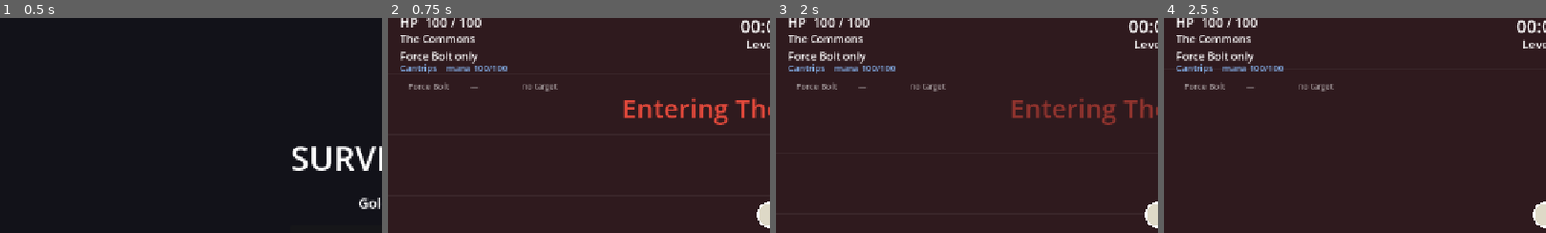
Above: before the commit, frames 1-4 (left to right).
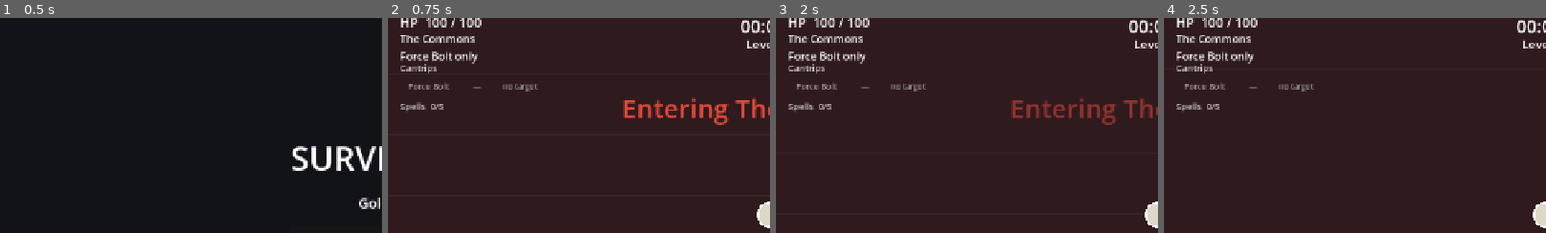
Above: after the commit, the same moments.

Repository: veighnsche/survivors-prototype
Game: Godot game, scene res://main_menu.tscn
The game is run twice, just before and just after one commit, with the same random seed, the same clock (stepped at 60 frames per second) and the same inputs.
Inputs:
- Up to frame 1 (0.5 s): no input
- Up to frame 2 (0.75 s): click "Start Run" at 0.5 s
- Up to frame 3 (2 s): tap Enter at 1.25 s; hold W from 1.28 s (still down); tap 1 at 1.35 s
- Up to frame 4 (2.5 s): keep holding W; tap 2 at 2.1 s
The pictures show only the part of the screen within x 0-50%, y 4-54%; the shares and areas given below are measured in that part.

Frame 1 is identical in both runs. In frame 2, 0.9% of the frame differs, in the area x 3-45%, y 21-44%; in frame 3, 0.9%; in frame 4, 0.9%.

Commit message:
Remove mana; fix AoE-always bias; color-coded cards; spell list
- Mana removed (it degraded the loop into cast/starve/filler alternation).
  A cantrip's cost is its COOLDOWN, and the selector now normalizes scores by
  cd^0.7 - value per commitment. Leech Bolt cd 0.7 -> 0.9 as its price.
- Overkill capping: each enemy's contribution to a score is capped at its
  remaining HP, so nuking near-dead swarms no longer inflates AoE scores.
  Together these kill the "AoE always preferred" bias (verified: singles now
  go to cheap bolts; bursts wait for real crowds).
- Cards are color-coded by family and tagged by kind: [Spell] (skill unlock),
  [Boost] (family deepener), [Vital] (body) - family color on the card text.
- HUD spell list: "Spells n/5" under the cantrip table showing every committed
  skill in its family color.

Co-Authored-By: Claude Opus 4.8 <noreply@anthropic.com>

Diff:
--- a/scripts/attack_panel.gd
+++ b/scripts/attack_panel.gd
@@ -1,10 +1,10 @@
 class_name AttackPanel
 extends Control
-## Live view of the smart basic-attack selector: every attack the caster can
-## pick from, its current utility score, cooldown state, home-turf lean, and
-## which one was just PICKED. Left side of the screen.
+## Live view of the cantrip selector (every option, its score, what got PICKED
+## and why) plus the list of spells the player has committed to. Left HUD.
 
 var player
+var game
 
 
 func _ready() -> void:
@@ -19,51 +19,47 @@
 func _draw() -> void:
 	if player == null or not is_instance_valid(player):
 		return
-	var report: Array = player.brain_report
-	if report.is_empty():
-		return
 	var x := 20.0
 	var y := 120.0
 	var font := ThemeDB.fallback_font
 
-	draw_string(font, Vector2(x, y), "Cantrips    mana %d/%d" % [int(player.mana), int(Config.MANA_MAX)], HORIZONTAL_ALIGNMENT_LEFT, -1, 15, Color(0.55, 0.75, 1.0, 0.9))
+	var report: Array = player.brain_report
+	draw_string(font, Vector2(x, y), "Cantrips", HORIZONTAL_ALIGNMENT_LEFT, -1, 15, Color(1, 1, 1, 0.75))
 	y += 8.0
-
 	for entry in report:
 		y += 22.0
 		var picked: bool = entry.picked
 		var col := Color(1, 1, 1, 0.55)
 		if picked:
 			col = Color(0.5, 1.0, 0.6, 1.0)
-		elif entry.cd > 0.0 or entry.get("low_mana", false):
+		elif entry.cd > 0.0:
 			col = Color(1, 1, 1, 0.32)
-		# marker
 		if picked:
 			draw_string(font, Vector2(x, y), ">", HORIZONTAL_ALIGNMENT_LEFT, -1, 14, col)
-		# name
 		draw_string(font, Vector2(x + 14, y), str(entry.name), HORIZONTAL_ALIGNMENT_LEFT, -1, 14, col)
-		# score (the number that decided it)
 		var score_txt := "—"
 		if not entry.no_target:
 			score_txt = "%.1f" % float(entry.score)
-		draw_string(font, Vector2(x + 118, y), score_txt, HORIZONTAL_ALIGNMENT_LEFT, -1, 14, col)
-		# mana cost
-		var cost := int(entry.get("cost", 0.0))
-		if cost > 0:
-			draw_string(font, Vector2(x + 166, y), str(cost) + "m", HORIZONTAL_ALIGNMENT_LEFT, -1, 13, Color(0.55, 0.75, 1.0, 0.8))
-		# state
+		draw_string(font, Vector2(x + 122, y), score_txt, HORIZONTAL_ALIGNMENT_LEFT, -1, 14, col)
 		var state := ""
 		if picked:
 			state = "PICKED"
-		elif entry.get("low_mana", false):
-			state = "low mana"
 		elif entry.no_target:
 			state = "no target"
 		elif entry.cd > 0.0:
 			state = "cd %.1f" % float(entry.cd)
 		else:
 			state = "ready"
-		draw_string(font, Vector2(x + 205, y), state, HORIZONTAL_ALIGNMENT_LEFT, -1, 13, col)
-		# home-turf lean marker
+		draw_string(font, Vector2(x + 172, y), state, HORIZONTAL_ALIGNMENT_LEFT, -1, 13, col)
 		if entry.home:
-			draw_string(font, Vector2(x + 280, y), "^ biome", HORIZONTAL_ALIGNMENT_LEFT, -1, 13, Color(0.95, 0.8, 0.4, 0.8))
+			draw_string(font, Vector2(x + 246, y), "^ biome", HORIZONTAL_ALIGNMENT_LEFT, -1, 13, Color(0.95, 0.8, 0.4, 0.8))
+
+	# --- committed spells -------------------------------------------------------
+	if game == null:
+		return
+	y += 34.0
+	var spells: Array = game.picked_skills
+	draw_string(font, Vector2(x, y), "Spells  %d/%d" % [spells.size(), Config.SKILL_LIMIT], HORIZONTAL_ALIGNMENT_LEFT, -1, 15, Color(1, 1, 1, 0.75))
+	for s in spells:
+		y += 20.0
+		draw_string(font, Vector2(x + 14, y), str(s.name), HORIZONTAL_ALIGNMENT_LEFT, -1, 14, s.color)
--- a/scripts/card_screen.gd
+++ b/scripts/card_screen.gd
@@ -95,7 +95,12 @@
 		var lvltxt := ""
 		if def.has("max"):
 			lvltxt = "\n\nLv %d → %d" % [lvl, lvl + 1]
-		b.text = "%d. %s\n\n%s%s" % [idx, def.name, def.desc, lvltxt]
+		var kind: String = def.get("kind", "Vital")
+		b.text = "[%s]\n%d. %s\n\n%s%s" % [kind, idx, def.name, def.desc, lvltxt]
+		var ccol: Color = def.get("color", Color(0.85, 0.85, 0.9))
+		b.add_theme_color_override("font_color", ccol)
+		b.add_theme_color_override("font_hover_color", ccol.lightened(0.3))
+		b.add_theme_color_override("font_focus_color", ccol)
 		var this_id: String = def.id
 		b.pressed.connect(func(): _on_card(this_id))
 		_cards_box.add_child(b)
--- a/scripts/config.gd
+++ b/scripts/config.gd
@@ -12,23 +12,21 @@
 # kind: bolt (projectile), cleave (cone), chain (instant jumps), repulse
 # (radial knockback wave), burst (big radial AoE). cooldown is per-attack; the
 # caster cycles globally every CAST_CYCLE and picks ONE off-cooldown attack.
+# The cost of a cantrip is its COOLDOWN (tiered attacks pay +20%/tier). The
+# selector normalizes scores by cooldown, so heavy AoE must earn its long cd.
 var BASIC_ATTACKS := {
-	"force":   {"kind": "bolt",    "name": "Force Bolt",   "cost": 0.0,  "cooldown": 0.45, "damage": 4.5, "range": 360.0, "speed": 520.0, "dtype": "arcane"},
-	"blast":   {"kind": "bolt",    "name": "Fireball",     "cost": 8.0,  "cooldown": 0.80, "damage": 7.0, "range": 380.0, "speed": 460.0, "dtype": "arcane", "explode": 64.0},
-	"ward":    {"kind": "repulse", "name": "Repulse",      "cost": 10.0, "cooldown": 1.60, "damage": 7.0, "range": 150.0, "dtype": "reflect", "knockback": 120.0},
-	"drain":   {"kind": "bolt",    "name": "Leech Bolt",   "cost": 14.0, "cooldown": 0.70, "damage": 6.0, "range": 330.0, "speed": 460.0, "dtype": "necrotic", "leech": 0.22},
-	"control": {"kind": "cleave",  "name": "Frost Cleave", "cost": 8.0,  "cooldown": 0.75, "damage": 8.0, "range": 135.0, "arc": 150.0, "dtype": "frost", "slow": 0.5},
-	"sight":   {"kind": "chain",   "name": "Storm Lance",  "cost": 9.0,  "cooldown": 0.90, "damage": 6.0, "range": 480.0, "dtype": "precise", "jumps": 2, "jump_range": 190.0},
-	"summon":  {"kind": "burst",   "name": "Soulburst",    "cost": 16.0, "cooldown": 2.60, "damage": 9.0, "range": 230.0, "dtype": "physical"},
+	"force":   {"kind": "bolt",    "name": "Force Bolt",   "cooldown": 0.45, "damage": 4.5, "range": 360.0, "speed": 520.0, "dtype": "arcane"},
+	"blast":   {"kind": "bolt",    "name": "Fireball",     "cooldown": 0.80, "damage": 7.0, "range": 380.0, "speed": 460.0, "dtype": "arcane", "explode": 64.0},
+	"ward":    {"kind": "repulse", "name": "Repulse",      "cooldown": 1.60, "damage": 7.0, "range": 150.0, "dtype": "reflect", "knockback": 120.0},
+	"drain":   {"kind": "bolt",    "name": "Leech Bolt",   "cooldown": 0.90, "damage": 6.0, "range": 330.0, "speed": 460.0, "dtype": "necrotic", "leech": 0.22},
+	"control": {"kind": "cleave",  "name": "Frost Cleave", "cooldown": 0.75, "damage": 8.0, "range": 135.0, "arc": 150.0, "dtype": "frost", "slow": 0.5},
+	"sight":   {"kind": "chain",   "name": "Storm Lance",  "cooldown": 0.90, "damage": 6.0, "range": 480.0, "dtype": "precise", "jumps": 2, "jump_range": 190.0},
+	"summon":  {"kind": "burst",   "name": "Soulburst",    "cooldown": 2.60, "damage": 9.0, "range": 230.0, "dtype": "physical"},
 }
 var CAST_CYCLE := 0.42        # global pace of the one-cantrip-per-cycle brain
 var BIOME_ATTUNE_BIAS := 1.45 # the brain leans toward the local biome's cantrip
 var BOLT_LIFE := 0.75
-
-# Mana: cantrips cost it; Force Bolt is always free. Cheese-resistant sustain —
-# you can't spam Leech Bolt forever.
-var MANA_MAX := 100.0
-var MANA_REGEN := 7.0
+var SCORE_CD_EXPONENT := 0.7  # score = value / cd^this (0 = per-cast, 1 = pure DPS)
 
 # Skills are finite: a build is a CHOICE, not a collection.
 var SKILL_LIMIT := 5
--- a/scripts/game.gd
+++ b/scripts/game.gd
@@ -56,6 +56,7 @@
 var pending_levelups := 0
 
 var upgrade_levels: Dictionary = {}
+var picked_skills: Array = []  # [{name, color}] — shown in the HUD spell list
 var locked: Dictionary = {}
 var banished: Dictionary = {}
 var reroll_charges := 0
@@ -155,6 +156,7 @@
 
 	var attack_panel := AttackPanel.new()
 	attack_panel.player = player
+	attack_panel.game = self
 	hud.add_child(attack_panel)
 
 	card_screen = CardScreen.new()
@@ -532,7 +534,8 @@
 			if player.insight_tier(fam) < int(s[3]):
 				continue
 			chosen.append({"id": sid, "name": "%s — %s" % [Config.FAMILY_NAMES[fam], s[1]],
-				"desc": s[2], "rarity": "rare", "locks": []})
+				"desc": s[2], "rarity": "rare", "locks": [],
+				"kind": "Spell", "color": Config.FAMILY_COLORS[fam]})
 			break  # one skill offer per family at a time
 		if chosen.size() >= n - 1:
 			break
@@ -548,7 +551,8 @@
 			if banished.has(mid) or int(upgrade_levels.get(mid, 0)) >= int(m[3]):
 				continue
 			elig.append({"id": mid, "name": "%s — %s" % [Config.FAMILY_NAMES[fam], m[1]],
-				"desc": m[2], "rarity": "common", "max": m[3], "locks": []})
+				"desc": m[2], "rarity": "common", "max": m[3], "locks": [],
+				"kind": "Boost", "color": Config.FAMILY_COLORS[fam]})
 	for def in Upgrades.pool():
 		var id: String = def.id
 		if banished.has(id) or locked.has(id):
@@ -589,6 +593,9 @@
 	if id.begins_with("skill:"):
 		var parts := id.split(":")
 		upgrade_levels[id] = 1
+		for s in FAMILY_SKILLS[parts[1]]:
+			if s[0] == parts[2]:
+				picked_skills.append({"name": s[1], "color": Config.FAMILY_COLORS[parts[1]]})
 		player.unlock_skill(parts[1], parts[2])
 		return
 	if id == "heal":
--- a/scripts/player.gd
+++ b/scripts/player.gd
@@ -16,10 +16,9 @@
 var radius := 13.0
 var color := Color(0.87, 0.85, 0.78)
 
-# Cast cycle: one cantrip per global cycle; each has its own cd and mana cost.
+# Cast cycle: one cantrip per global cycle; each has its own cooldown.
 var cast_cd := 0.0
 var atk_cds: Dictionary = {}
-var mana := 100.0
 var bolt_count := 1
 var current_biome := "commons"  # set each frame by the run director
 var brain_report: Array = []    # live table of the selector's last decision
@@ -131,7 +130,6 @@
 	if dead:
 		return
 	_tick_boosts(delta)
-	mana = minf(Config.MANA_MAX, mana + Config.MANA_REGEN * delta)
 	if recovery > 0.0 and hp < max_hp:
 		hp = min(max_hp, hp + recovery * delta)
 	if shield_max > 0.0 and shield_hp < shield_max:
@@ -307,7 +305,14 @@
 	return atk.cooldown * (1.0 + Config.TIER_CD_PENALTY * (tier - 1))
 
 
-## Utility scoring: damage + survival relief + healing need + home-turf lean.
+## Expected damage capped at the enemy's remaining HP — overkill is worthless,
+## so nuking a swarm of near-dead mites no longer inflates a score.
+func _est_capped(e, base: float, dtype: String) -> float:
+	return minf(_est(e, base, dtype), maxf(e.hp, 0.0))
+
+
+## Utility scoring: damage + survival relief + healing need + home-turf lean,
+## normalized by cooldown so heavy AoE must EARN its long recovery.
 func _score_attack(key: String, atk: Dictionary) -> Dictionary:
 	var dmg_base := _basic_dmg(key, atk)
 	var score := 0.0
@@ -317,16 +322,16 @@
 			var t := _nearest_enemy_in(atk.range)
 			if t == null:
 				return {"score": 0.0}
-			score = _est(t, dmg_base, atk.dtype) * bolt_count
+			score = _est_capped(t, dmg_base, atk.dtype) * bolt_count
 			if atk.has("explode"):
 				var er: float = atk.explode * blast_radius_mult
 				for e2 in get_tree().get_nodes_in_group("enemies"):
 					if e2 != t and t.global_position.distance_to(e2.global_position) <= er:
-						score += _est(e2, dmg_base * 0.6, atk.dtype)
+						score += _est_capped(e2, dmg_base * 0.6, atk.dtype)
 			if atk.has("leech"):
 				# healing value scales with how hurt we are
 				var urgency: float = clampf(1.0 - hp / max_hp, 0.0, 1.0)
-				score += _est(t, dmg_base, atk.dtype) * atk.leech * urgency * 3.0
+				score += _est_capped(t, dmg_base, atk.dtype) * atk.leech * urgency * 3.0
 			target = t
 		"cleave":
 			var aim_t := _nearest_enemy_in(atk.range)
@@ -337,7 +342,7 @@
 			for e in get_tree().get_nodes_in_group("enemies"):
 				var to_e: Vector2 = e.global_position - global_position
 				if to_e.length() <= atk.range and absf(aim.angle_to(to_e.normalized())) <= half:
-					score += _est(e, dmg_base, atk.dtype)
+					score += _est_capped(e, dmg_base, atk.dtype)
 					if atk.has("slow") and e.slow_t <= 0.0:
 						score += e.speed * 0.02  # slow utility: fast enemies are worth chilling
 			target = aim_t
@@ -345,10 +350,10 @@
 			var t := _nearest_enemy_in(atk.range)
 			if t == null:
 				return {"score": 0.0}
-			score = _est(t, dmg_base, atk.dtype)
+			score = _est_capped(t, dmg_base, atk.dtype)
 			var links := _chain_targets(t, int(atk.jumps), atk.jump_range)
 			for e in links:
-				score += _est(e, dmg_base * 0.8, atk.dtype)
+				score += _est_capped(e, dmg_base * 0.8, atk.dtype)
 			target = t
 		"repulse":
 			# survival tool: value = damage + the contact damage you're relieving
@@ -356,8 +361,8 @@
 			var count := 0
 			for e in get_tree().get_nodes_in_group("enemies"):
 				if global_position.distance_to(e.global_position) <= atk.range:
-					score += _est(e, dmg_base, atk.dtype)
-					pressure += e.damage
+					score += _est_capped(e, dmg_base, atk.dtype)
+					pressure += e.eff_damage()
 					count += 1
 			if count == 0:
 				return {"score": 0.0}
@@ -366,12 +371,14 @@
 		"burst":
 			for e in get_tree().get_nodes_in_group("enemies"):
 				if global_position.distance_to(e.global_position) <= atk.range:
-					score += _est(e, dmg_base, atk.dtype)
+					score += _est_capped(e, dmg_base, atk.dtype)
 			if score <= 0.0:
 				return {"score": 0.0}
 	# Home-turf attunement: lean toward the attack this biome teaches.
 	if key == Config.BIOMES[current_biome].family:
 		score *= Config.BIOME_ATTUNE_BIAS
+	# Normalize by cooldown: value per commitment, not per splash fantasy.
+	score /= pow(maxf(_basic_cd(key, atk), 0.3), Config.SCORE_CD_EXPONENT)
 	return {"score": score, "target": target}
 
 
@@ -391,12 +398,11 @@
 		var atk: Dictionary = Config.BASIC_ATTACKS[key]
 		var res := _score_attack(key, atk)
 		var cd_left := float(atk_cds.get(key, 0.0))
-		var affordable: bool = mana >= float(atk.cost)
 		var entry := {"name": atk.name, "score": float(res.score), "cd": maxf(cd_left, 0.0),
 			"home": Config.BIOMES[current_biome].family == key, "picked": false,
-			"no_target": float(res.score) <= 0.0, "cost": float(atk.cost), "low_mana": not affordable}
+			"no_target": float(res.score) <= 0.0}
 		report.append(entry)
-		if cd_left > 0.0 or float(res.score) <= 0.0 or not affordable:
+		if cd_left > 0.0 or float(res.score) <= 0.0:
 			continue
 		if float(res.score) > best_score:
 			best_score = res.score
@@ -409,9 +415,7 @@
 			if entry.name == chosen.name:
 				entry.picked = true
 		_cast_basic(best, chosen, best_target)
-		mana -= float(chosen.cost)
 		RunLog.bump("basic_casts", chosen.name)
-		RunLog.bump("mana_spent", chosen.name, float(chosen.cost))
 		atk_cds[best] = _basic_cd(best, chosen) * attack_speed_mult * boost_rate
 		cast_cd = Config.CAST_CYCLE * attack_speed_mult * boost_rate
 	brain_report = report
